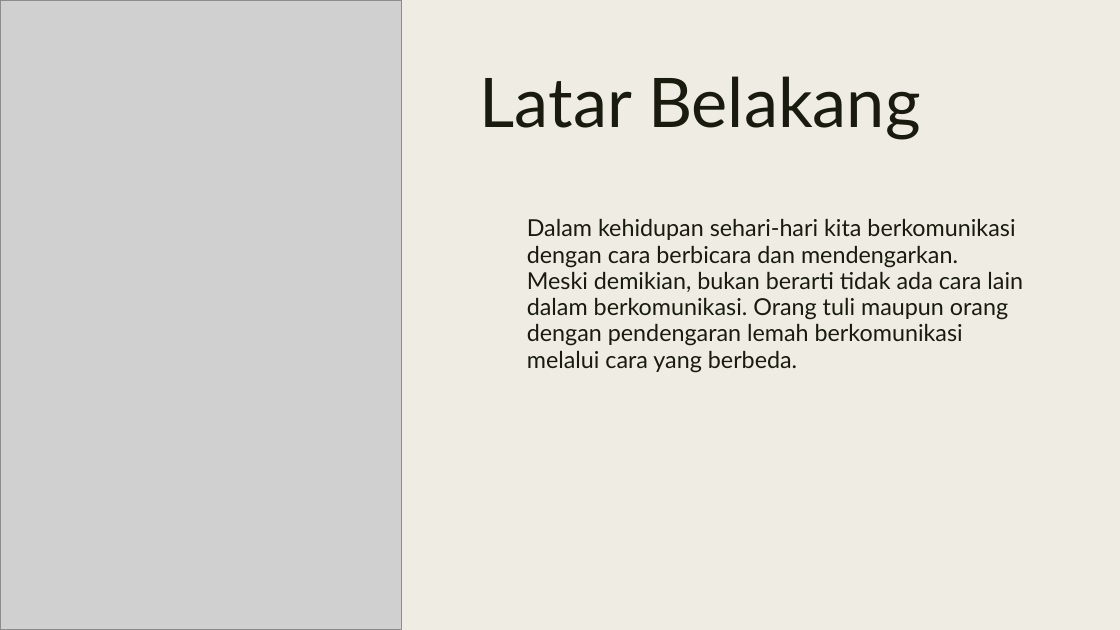
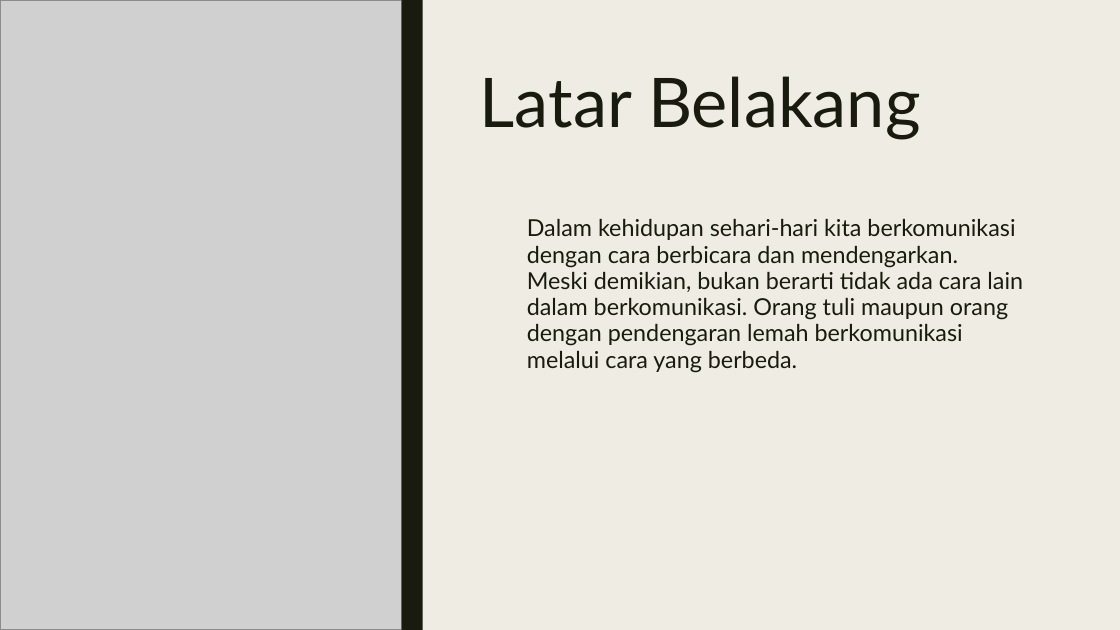
Before and after one commit to 2018-RealitasVirtualAugmentasi/tugas4-proposal-fp-ar-team-fuad, a slide deck: slide 2 of AUGMENTED REALITY.pptx. Drawn at 1120x630 pixels with LibreOffice and Linux fonts; fonts in the diff are those of the drawing; grey boxes stand for pictures. Boxes give left, top, right and bottom in pixels: in the first picture for what was removed or moved away, otherwise in the second. Text is boxed around its words. In the diff, an @@ line names an element or a change of style, - is before the commit and + after.

Commit message:
edit pt 2
edit lg

```diff
--- a/AUGMENTED REALITY.pptx
+++ b/AUGMENTED REALITY.pptx
@@ rectangle added at (0, 0, 1120, 629), fill #EFEDE3 @@
@@ rectangle added at (402, 0, 423, 629), fill #191B0E @@
```
Also in this commit, not shown: 5 other slides changed.
